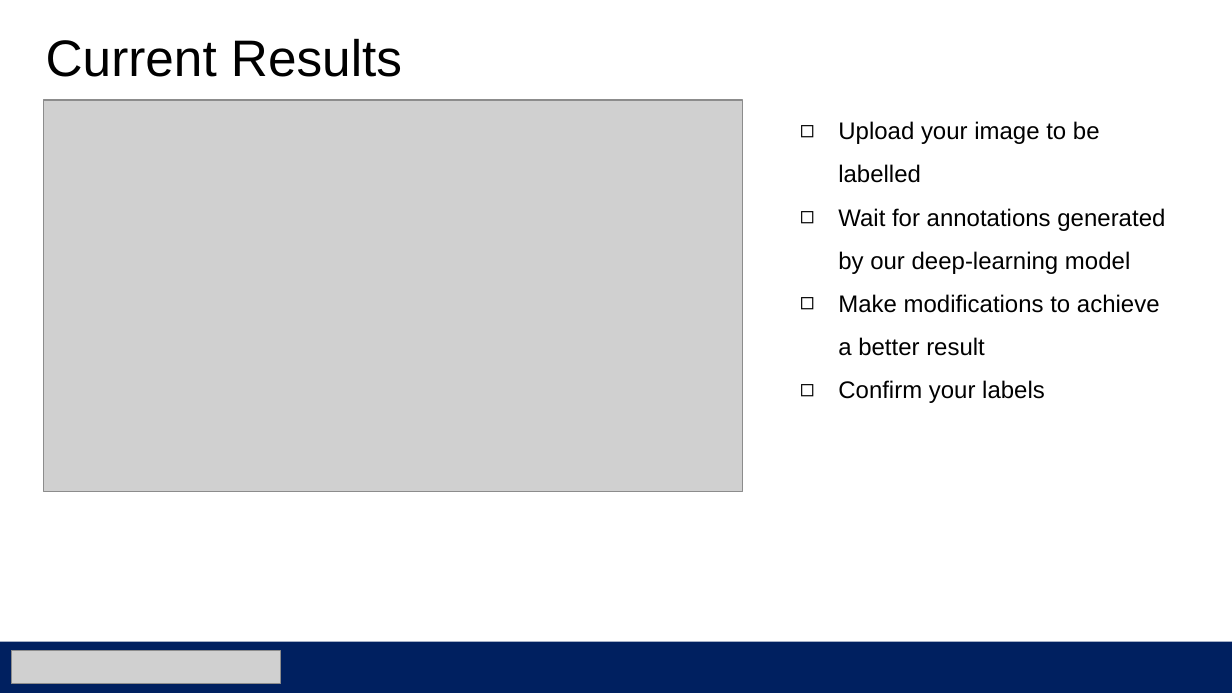
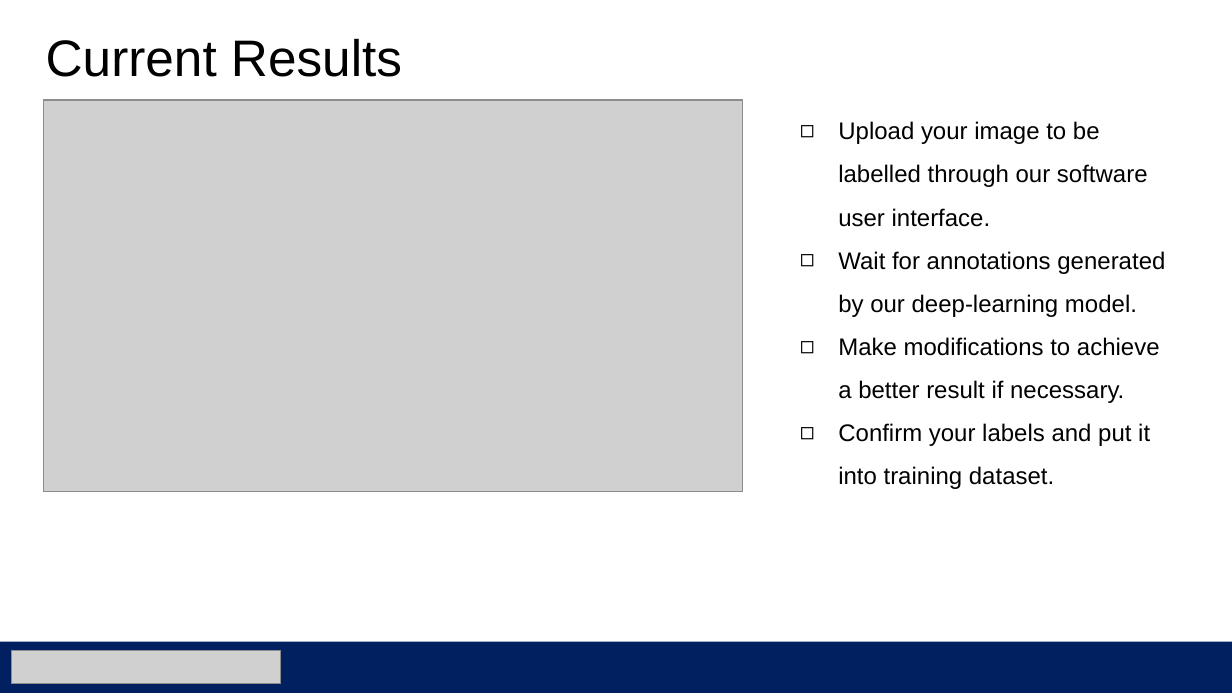
Before and after one commit to yaannnik/Automatic-Image-Labelling-System, a slide deck: slide 5 of Progress presentation#3.pptx. Drawn at 1232x693 pixels with LibreOffice and Linux fonts; fonts in the diff are those of the drawing; grey boxes stand for pictures. Boxes give left, top, right and bottom in pixels: in the first picture for what was removed or moved away, otherwise in the second. Text is boxed around its words. In the diff, an @@ line names an element or a change of style, - is before the commit and + after.

```diff
--- a/Progress presentation#3.pptx
+++ b/Progress presentation#3.pptx
@@ text at bbox=[838, 121, 1165, 489]: text changed @@
-◻ Upload your image to be labelled
-◻ Wait for annotations generated by our deep-learning model
-◻ Make modifications to achieve a better result
-◻ Confirm your labels
+◻ Upload your image to be labelled through our software user interface.
+◻ Wait for annotations generated by our deep-learning model.
+◻ Make modifications to achieve a better result if necessary.
+◻ Confirm your labels and put it into training dataset.
```
Also in this commit, not shown: 4 other slides changed.
